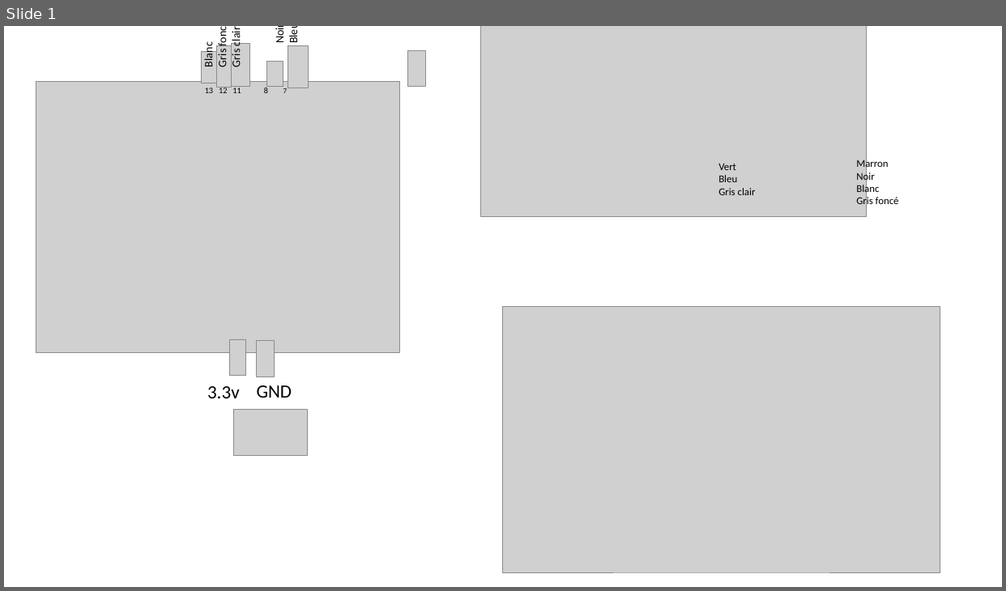
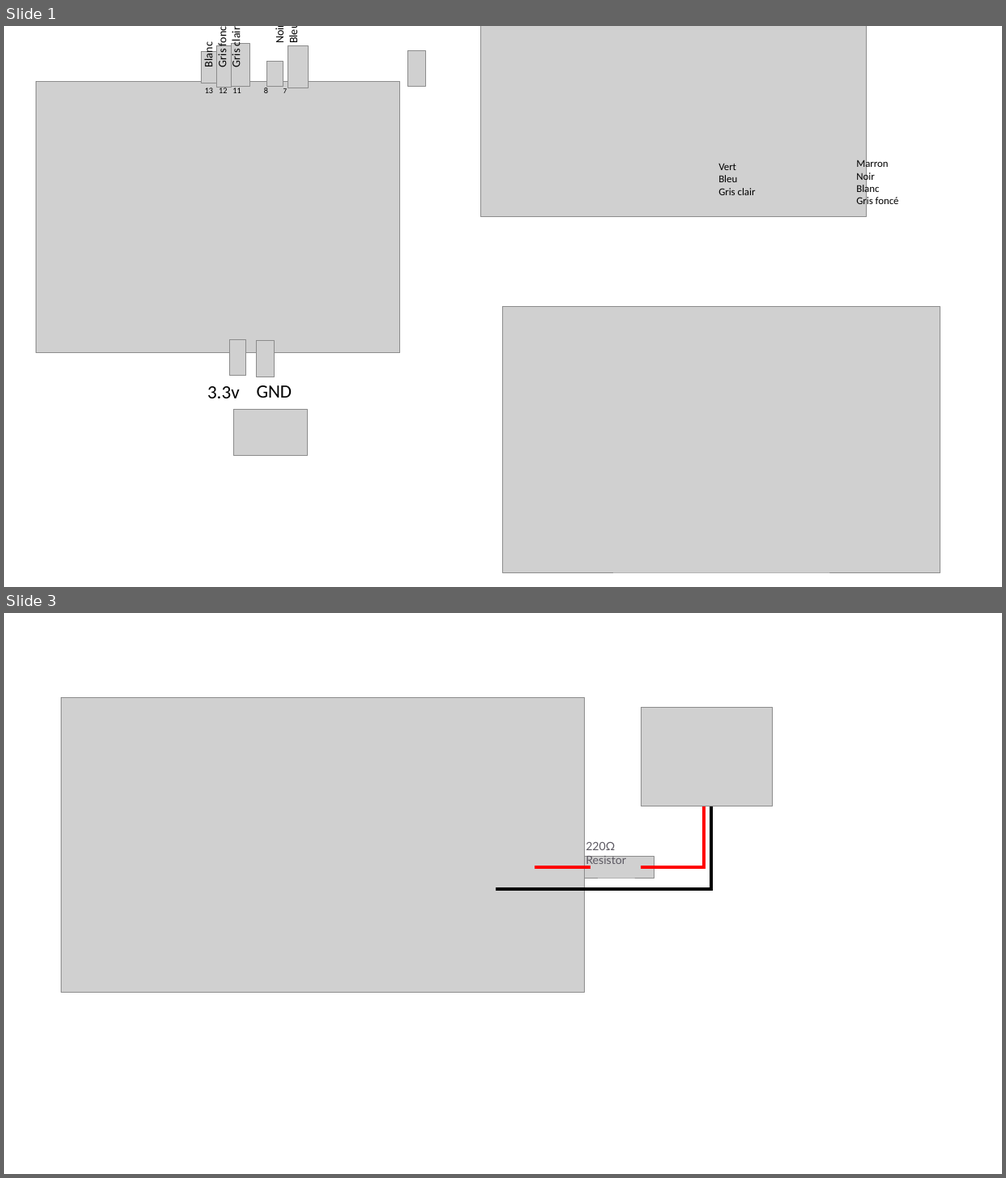
Before and after one commit to Marmouset-69/IOT, a slide deck: docs/Gravitrax/Arduino-code/cablage.pptx. Shown one above the other, each under a label of ours: slide 1 before the commit, slides 1 and 3 after it; the slides between them are not shown. The pictures are 1006x591 and 1006x1178 pixels, drawn with LibreOffice and Linux fonts; fonts in the diff are those of the drawing; grey boxes stand for pictures. Boxes give left, top, right and bottom in pixels: in the first picture for what was removed or moved away, otherwise in the second. Text is boxed around its words. In the diff, an @@ line names an element or a change of style, - is before the commit and + after.

```diff
--- a/docs/Gravitrax/Arduino-code/cablage.pptx
+++ b/docs/Gravitrax/Arduino-code/cablage.pptx
@@ slide 3 added at [4, 613, 1002, 1174], background #FFFFFF @@
@@ picture added at [61, 697, 585, 993] @@
@@ picture added at [641, 707, 773, 806] @@
@@ line added from (704, 804) to (704, 867), #FF0000 3 pt @@
@@ line added from (711, 790) to (711, 891), #000000 3 pt @@
@@ text added at [586, 842, 626, 867], 11 pt, text #5C5962 @@
+220Ω Resistor
@@ line added from (591, 867) to (535, 867), #FF0000 3 pt @@
@@ picture added at [579, 856, 654, 878] @@
@@ line added from (705, 867) to (641, 867), #FF0000 3 pt @@
@@ line added from (713, 889) to (496, 889), #000000 3 pt @@
```
Also in this commit, not shown: 2 other slides added, 17 other files.
